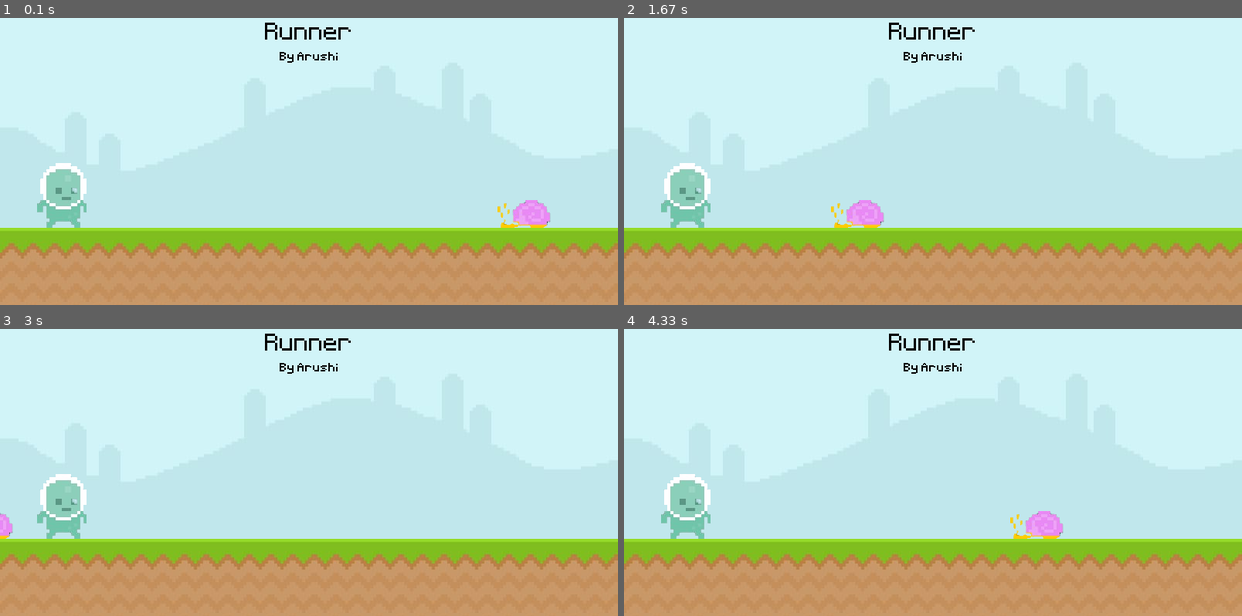
Above: before the commit, frames 1-4 (two rows, left to right).
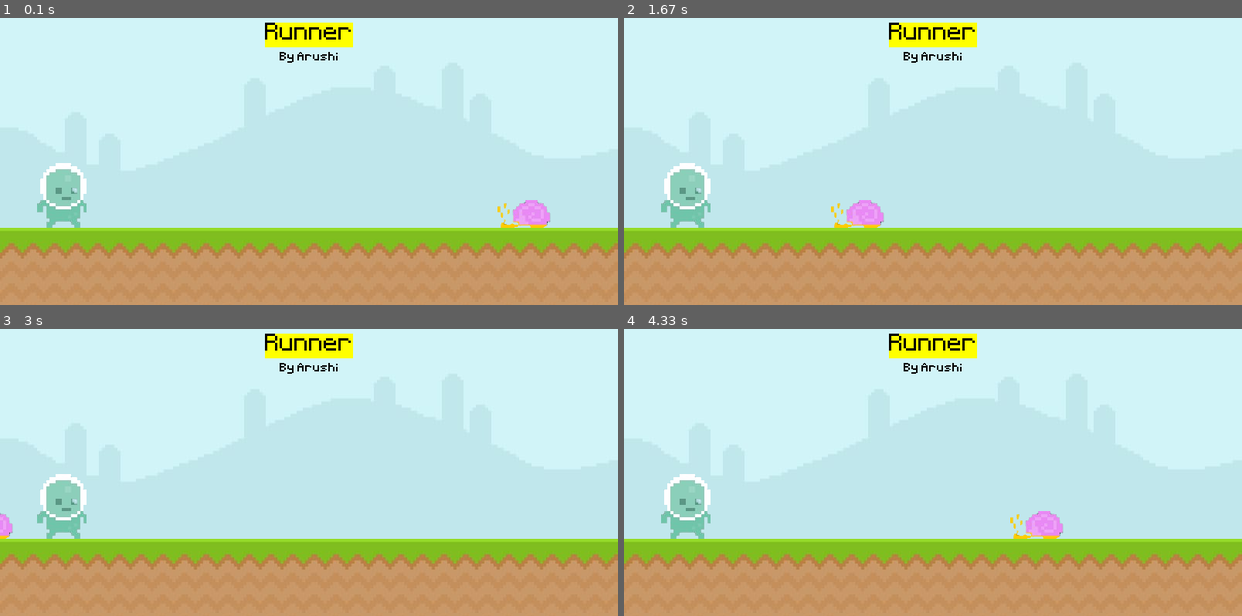
Above: after the commit, the same moments.

Repository: arushi32588/pygame.runner
Game: pygame game, started from runner.py
Two runs of this game, one before a commit and one after it. Both use one fixed random seed, a clock stepped at 60 frames per second and the inputs below.
Inputs:
- Up to frame 1 (0.1 s): no input
- Up to frame 2 (1.67 s): no input
- Up to frame 3 (3 s): no input
- Up to frame 4 (4.33 s): no input

The runs differ from the first frame. In frame 1, 1.0% of the frame differs, in the area x 42-58%, y 1-11%; in frame 2, 1.0%; in frame 3, 1.0%; in frame 4, 1.0%.

Commit message:
Adding background color to text.

Diff:
--- a/runner.py
+++ b/runner.py
@@ -32,6 +32,8 @@
     # draw all our elements
     screen.blit(ground_surface, (0,300)) # telling the system we want to place a ground on display surface
     screen.blit(sky_surface, (0,0)) # telling the system we want to place a sky on display surface
+    pygame.draw.rect(screen, 'Yellow', score_rect)
+    pygame.draw.rect(screen, 'Yellow', score_rect, 10)
     screen.blit(score_surf, score_rect)
     screen.blit(by_surf, by_rect)
     screen.blit(player_surf, player_rect)
